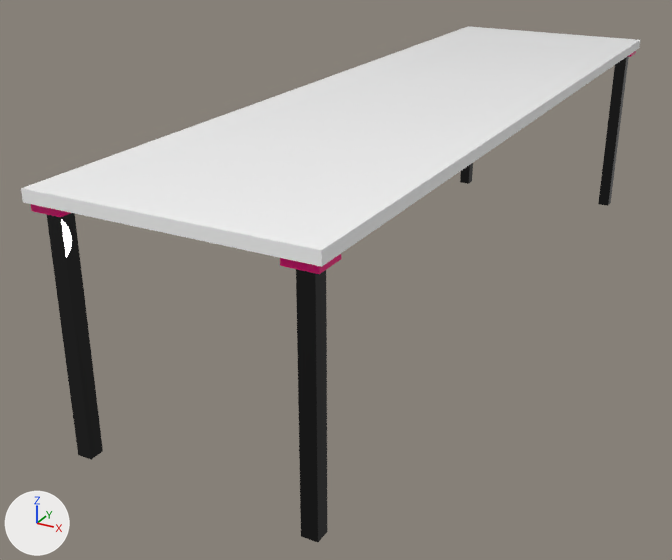
One commit to the FBX model Assets/Ethan/Models/bureau.fbx: the scene before it, then after it.
Both versions are drawn from a camera (50 mm lens) standing at (0.73, -2.5, 1.24) and looking at (-0.53, -0.21, 0.09). Every picture has the same lights, and +X, +Y and +Z are marked at lower left. Where no turn or scale is listed for an object, it has been applied to the vertices.
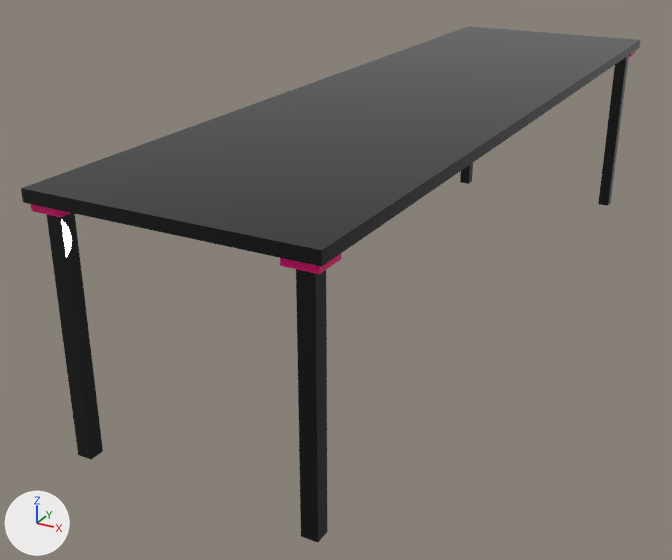
What differs and where, as boxes [x1, y1, x2, y2] in the pictures (672 x 560 px):
part 1 of me_mesh, recoloured: [21, 26, 641, 267] in both

What the commit changed:
me_mesh has 96 vertices, 94 faces and spans x -0.35..0.35, y -1.23..1.23, z -0.62..0.03.
me_mesh is used by ob_box001; location (-0.35, 0.0, 0.62).
me_mesh part 1: all 42 faces that had it switch from mat_material__36 (white #ffffff) to mat_material__37 (black #000000).
